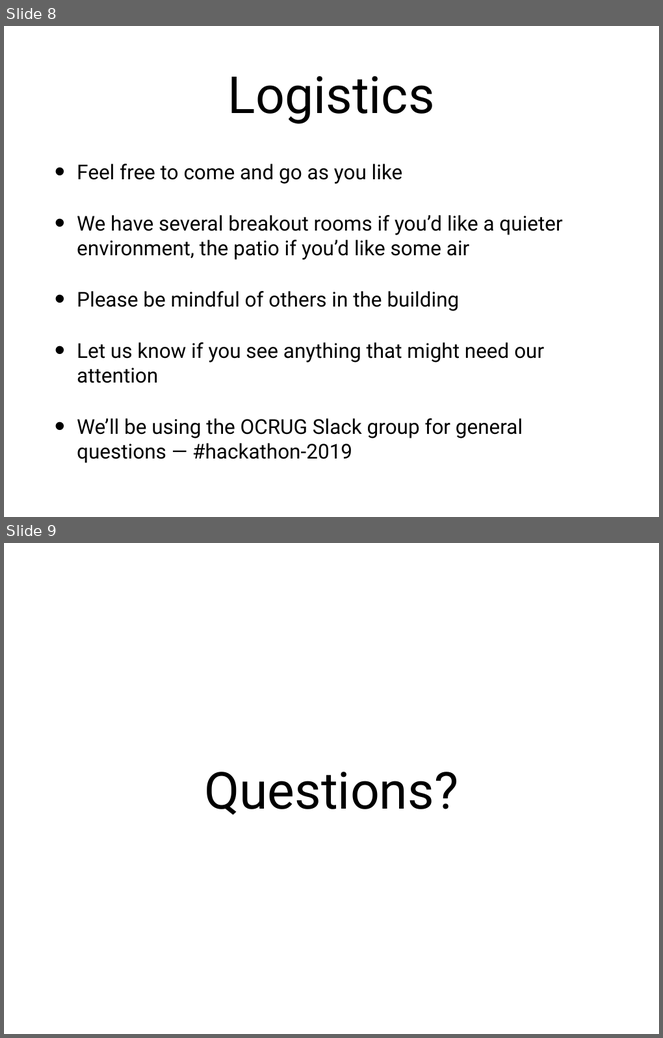
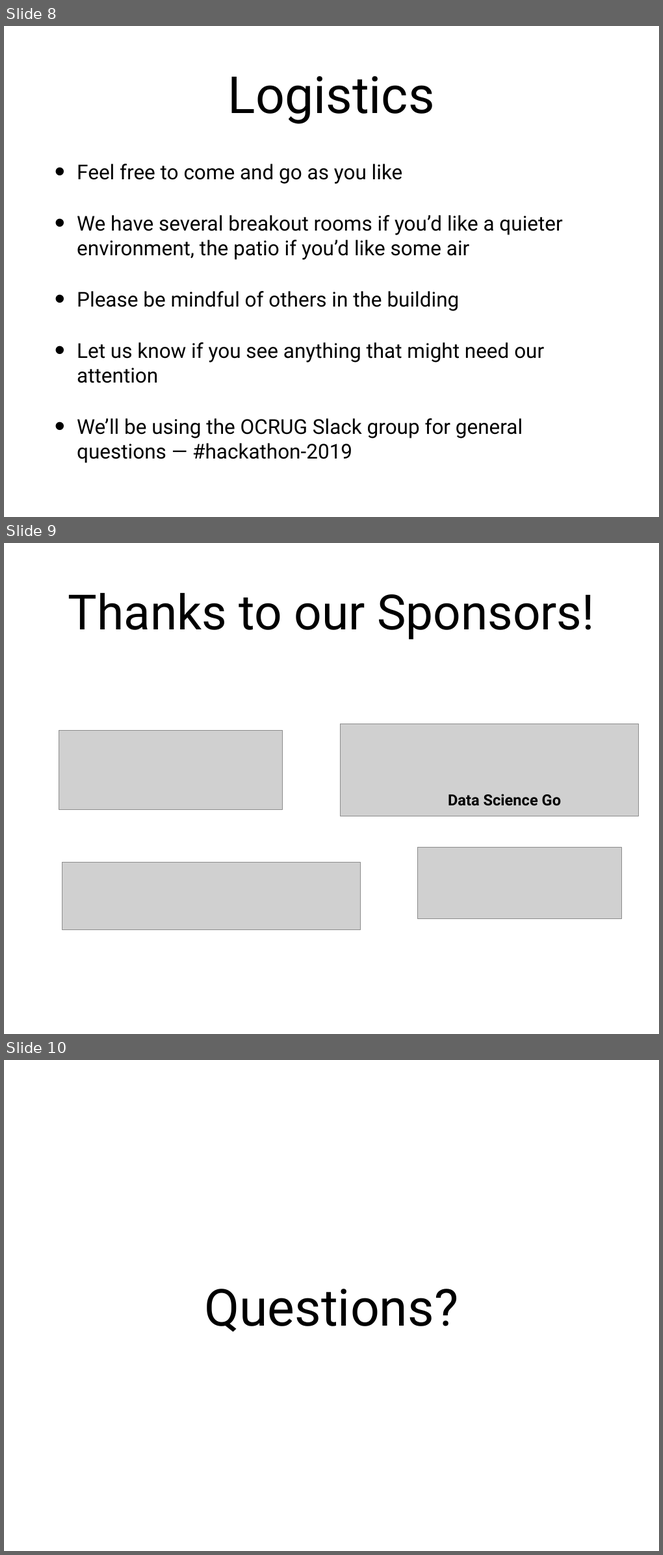
Before and after one commit to socalrug/hackathon-2019-05, a slide deck: admin/intro_slides/hackathon_intro_slides.pptx. Shown one above the other, each under a label of ours: slides 8 and 9 before the commit, slides 8, 9 and 10 after it. The pictures are 663x1038 and 663x1555 pixels, drawn with LibreOffice and Linux fonts; fonts in the diff are those of the drawing; grey boxes stand for pictures. Boxes give left, top, right and bottom in pixels: in the first picture for what was removed or moved away, otherwise in the second. Text is boxed around its words. In the diff, an @@ line names an element or a change of style, - is before the commit and + after.

Commit message:
Added sponsors

```diff
--- a/admin/intro_slides/hackathon_intro_slides.pptx
+++ b/admin/intro_slides/hackathon_intro_slides.pptx
@@ slide 9 added at box(4, 543, 659, 1034), background #FFFFFF @@
@@ title added at box(68, 593, 595, 640), 76 pt, text #000000 @@
+Thanks to our Sponsors!
@@ picture added at box(59, 731, 283, 809) @@
@@ picture added at box(340, 724, 638, 816) @@
@@ text added at box(448, 794, 561, 806), 24 pt, text #000000, bold @@
+Data Science Go
@@ picture added at box(418, 847, 622, 919) @@
@@ picture added at box(62, 863, 360, 930) @@
@@ what was slide 9 is now slide 10 @@
```
Also in this commit, not shown: 2 other files.
